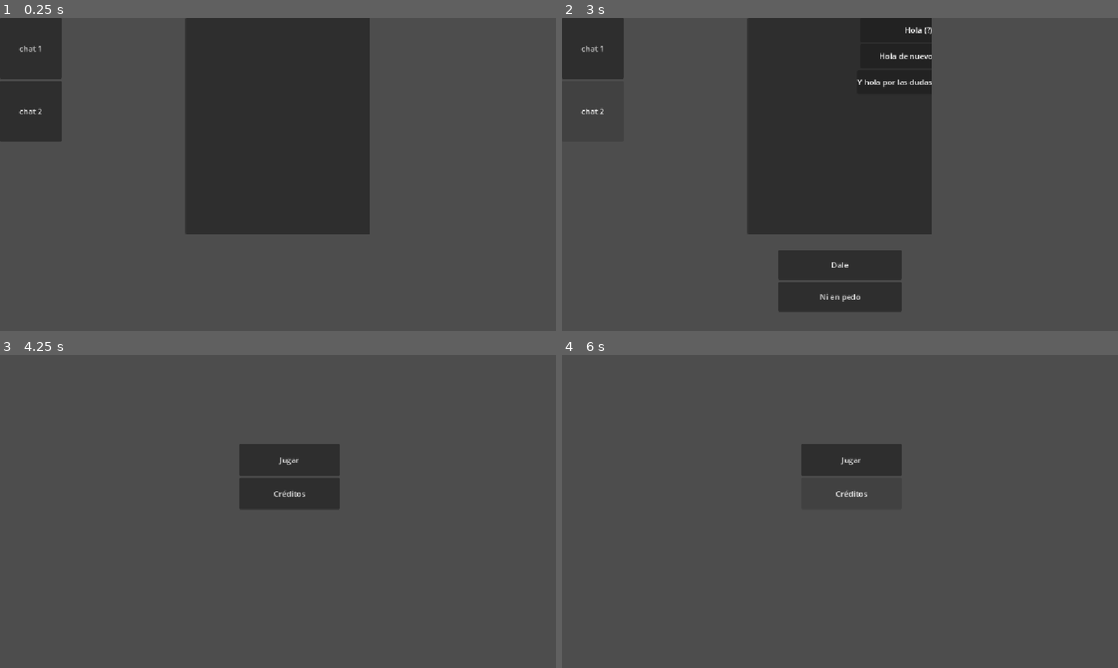
Above: before the commit, frames 1-4 (two rows, left to right).
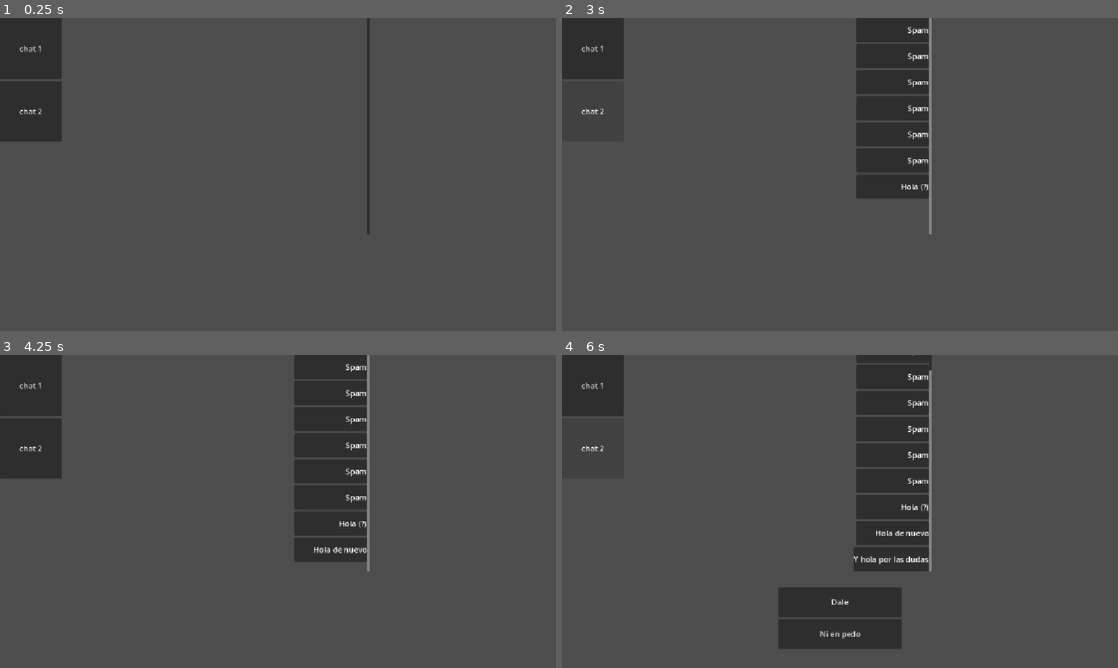
Above: after the commit, the same moments.

Repository: ParmindSane/WGJ2026
Game: Godot game, scene res://chatApp/chat.tscn
Two runs of this game, one before a commit and one after it. Both use one fixed random seed, a clock stepped at 60 frames per second and the inputs below.
Inputs (mouse positions are in pixels of both pictures, inside the frame that each line leads up to):
- Up to frame 1 (0.25 s): no input
- Up to frame 2 (3 s): click "chat 1" at 0.5 s; click "chat 2" at 1.25 s; click "chat 1" at 2 s; click "chat 2" at 2.75 s
- Up to frame 3 (4.25 s): click (278, 602) at 3.5 s, where only the run before the commit has a clickable "Dale"
- Up to frame 4 (6 s): click "Jugar" (after the commit: "chat 1") at 4.25 s; click "Jugar" (after the commit: "chat 1") at 5 s; click "Créditos" (after the commit: "chat 2") at 5.75 s

The runs differ from the first frame. In frame 1, 22% of the frame differs, in the area x 33-66%, y 0-70%; in frame 2, 20%; in frame 3, 13%; in frame 4, 14%.

Commit message:
auto scroll down

Diff:
--- a/chatApp/chat.tscn
+++ b/chatApp/chat.tscn
@@ -28,17 +28,16 @@
 offset_left = 384.0
 offset_right = 768.0
 offset_bottom = 448.0
+follow_focus = true
+horizontal_scroll_mode = 0
+vertical_scroll_mode = 2
 
-[node name="PanelContainer" type="PanelContainer" parent="chat1/ScrollContainer" unique_id=1160650357]
-layout_mode = 2
-size_flags_horizontal = 3
-size_flags_vertical = 3
-
-[node name="Mensajes" type="VBoxContainer" parent="chat1/ScrollContainer" unique_id=1376293297 node_paths=PackedStringArray("opcionesNodo")]
+[node name="Mensajes" type="VBoxContainer" parent="chat1/ScrollContainer" unique_id=1376293297 node_paths=PackedStringArray("opcionesNodo", "scrollNodo")]
 layout_mode = 2
 size_flags_horizontal = 3
 script = ExtResource("1_i3wff")
 opcionesNodo = NodePath("../../Opciones")
+scrollNodo = NodePath("..")
 guion = "res://mensajes/mensajes1.txt"
 
 [node name="Opciones" type="VBoxContainer" parent="chat1" unique_id=435834509 node_paths=PackedStringArray("buttYes", "buttNo")]
--- a/mensajes/mensajes.gd
+++ b/mensajes/mensajes.gd
@@ -6,13 +6,18 @@
 var mensajesDatos := [[]]
 var opciones: Array[Dictionary]
 var tanda := 0
+var popUpsCerrados := true
 
 @export var opcionesNodo: Opciones
+#@export var popUpsNodos:
+
+@export var scrollNodo: ScrollContainer
 
 @export_file("*.txt") var guion: String
 
 func _ready():
 	opcionesNodo.noEsNo.connect(dijoNo)
+	resized.connect(scrollDown)
 
 	var archivo = FileAccess.open(guion, FileAccess.READ)
 	while !archivo.eof_reached():
@@ -42,6 +47,8 @@
 		mensajesNodos.push_back(m)
 		add_child(m)
 
+	await get_tree().create_timer(1).timeout
+
 	if tanda < opciones.size():
 		mandarOpciones.emit(tanda)
 		opcionesNodo.setOpciones(opciones[tanda].yes, opciones[tanda].no, tanda)
@@ -51,3 +58,8 @@
 	if _tanda == tanda:
 		tanda += 1
 		recibirMensajes()
+
+
+func scrollDown():
+	await get_tree().create_timer(get_process_delta_time()).timeout
+	scrollNodo.scroll_vertical = scrollNodo.get_v_scroll_bar().max_value
--- /dev/null
+++ b/popUps/pop_up.gd
@@ -0,0 +1,14 @@
+class_name PopUp
+extends Sprite2D
+
+@export var buttCerrar: Button
+
+func _ready():
+	pass
+
+
+signal cerrado
+func cerrar():
+	hide()
+
+	cerrado.emit()
--- a/popUps/pop_up.tscn
+++ b/popUps/pop_up.tscn
@@ -1,9 +1,12 @@
 [gd_scene format=3 uid="uid://bnkga81bkstr8"]
 
 [ext_resource type="Texture2D" uid="uid://4q335xxs2p" path="res://icon.svg" id="1_vvbuu"]
+[ext_resource type="Script" uid="uid://dqsqii6fyd4uq" path="res://popUps/pop_up.gd" id="2_3lr0a"]
 
-[node name="PopUp" type="Sprite2D" unique_id=872176486]
+[node name="PopUp" type="Sprite2D" unique_id=872176486 node_paths=PackedStringArray("buttCerrar")]
 texture = ExtResource("1_vvbuu")
+script = ExtResource("2_3lr0a")
+buttCerrar = NodePath("Button")
 
 [node name="Button" type="Button" parent="." unique_id=782841030]
 offset_left = 32.0
Not shown, changed: mensajes/mensajes1.txt
Not shown, added: popUps/pop_up.gd.uid
Not shown, added: chatApp/chat.tscn21284935740.tmp
Not shown, added: chatApp/chat.tscn21302387025.tmp
Not shown, added: mensajes/mensajes1.txt22429767783.tmp
Not shown, added: mensajes/mensajes1.txt22460053305.tmp
Not shown, added: mensajes/mensajes1.txt22488824589.tmp
Not shown, added: mensajes/mensajes1.txt36506057.tmp
